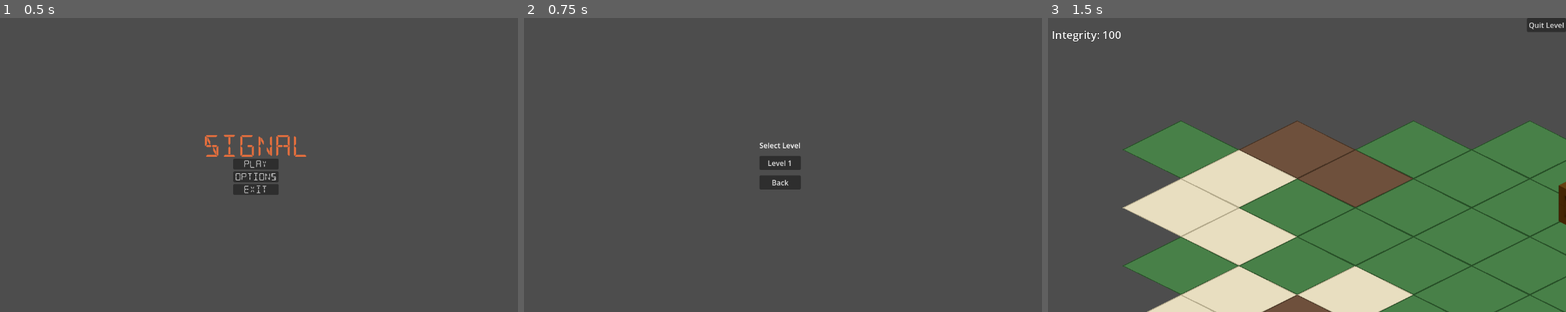
Above: before the commit, frames 1-3 (left to right).
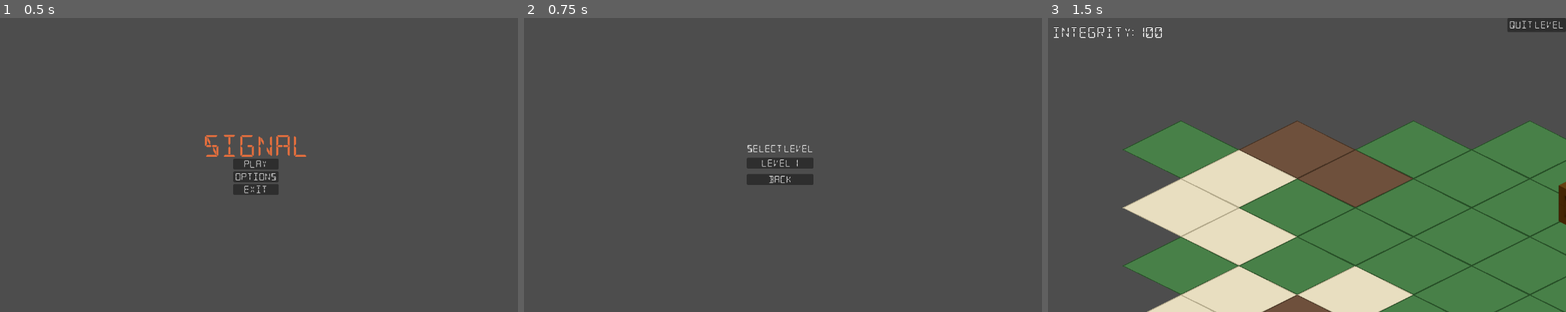
Above: after the commit, the same moments.

Repository: Ty1rl/Signal
Game: Godot game, scene res://menus/main_menu.tscn
The game is run twice, just before and just after one commit, with the same random seed, the same clock (stepped at 60 frames per second) and the same inputs.
Inputs:
- Up to frame 1 (0.5 s): no input
- Up to frame 2 (0.75 s): click "Play" at 0.5 s
- Up to frame 3 (1.5 s): click "Level 1" at 1.25 s

Frame 1 is identical in both runs. In frame 2, 0.9% of the frame differs, in the area x 42-56%, y 42-59%; in frame 3, 0.6%.

Commit message:
Apply theme across UI

Diff:
--- a/levels/level_base.tscn
+++ b/levels/level_base.tscn
@@ -5,6 +5,7 @@
 [ext_resource type="TileSet" uid="uid://b0ciiar6k1gua" path="res://assets/prototype/isometric_tile_set.tres" id="3_ts4ud"]
 [ext_resource type="Script" uid="uid://bvcqmw84luhvx" path="res://scenes/glow_overlay.gd" id="4_ep22m"]
 [ext_resource type="PackedScene" uid="uid://dh1sknka87ugd" path="res://scenes/drawer.tscn" id="4_jd1fy"]
+[ext_resource type="Theme" uid="uid://bxe3oepesv06h" path="res://UI/theme.tres" id="6_ts4ud"]
 
 [node name="LevelBase" type="Node2D" unique_id=196843778]
 script = ExtResource("1_da5si")
@@ -37,14 +38,17 @@
 offset_left = -86.0
 offset_bottom = 31.0
 grow_horizontal = 0
+theme = ExtResource("6_ts4ud")
 text = "Quit Level"
 
 [node name="QuitConfirm" type="ConfirmationDialog" parent="UI" unique_id=16154603]
+theme = ExtResource("6_ts4ud")
 ok_button_text = "Confirm Quit Level"
 cancel_button_text = "Keep Playing Level"
 
 [node name="WinDialog" type="ConfirmationDialog" parent="UI" unique_id=1360606412]
 title = "Target Reached"
+theme = ExtResource("6_ts4ud")
 ok_button_text = "Return to Level Selection"
 dialog_text = "Integrity remaining: xxx"
 cancel_button_text = "Keep Playing"
@@ -54,6 +58,7 @@
 offset_top = 20.0
 offset_right = 60.0
 offset_bottom = 43.0
+theme = ExtResource("6_ts4ud")
 theme_override_colors/font_color = Color(1, 1, 1, 1)
 theme_override_colors/font_outline_color = Color(0, 0, 0, 1)
 theme_override_constants/outline_size = 2
--- a/menus/level_select.tscn
+++ b/menus/level_select.tscn
@@ -1,5 +1,6 @@
 [gd_scene format=3 uid="uid://d0h7726xfwl3s"]
 
+[ext_resource type="Theme" uid="uid://bxe3oepesv06h" path="res://UI/theme.tres" id="1_a00cd"]
 [ext_resource type="Script" uid="uid://cowme1fj71li4" path="res://menus/level_select.gd" id="1_x5a0v"]
 
 [node name="LevelSelect" type="Control" unique_id=782599961]
@@ -9,6 +10,7 @@
 anchor_bottom = 1.0
 grow_horizontal = 2
 grow_vertical = 2
+theme = ExtResource("1_a00cd")
 script = ExtResource("1_x5a0v")
 
 [node name="Center" type="CenterContainer" parent="." unique_id=791564552]
--- a/scenes/drawer.tscn
+++ b/scenes/drawer.tscn
@@ -1,9 +1,11 @@
 [gd_scene format=3 uid="uid://dh1sknka87ugd"]
 
+[ext_resource type="Theme" uid="uid://bxe3oepesv06h" path="res://UI/theme.tres" id="1_k0f1d"]
 [ext_resource type="Script" uid="uid://c8pmw723fgr4x" path="res://scenes/drawer.gd" id="1_lvudm"]
 
 [node name="Drawer" type="PanelContainer" unique_id=1755069698]
 custom_minimum_size = Vector2(0, 60)
+theme = ExtResource("1_k0f1d")
 script = ExtResource("1_lvudm")
 
 [node name="Buttons" type="HBoxContainer" parent="." unique_id=829215665]
